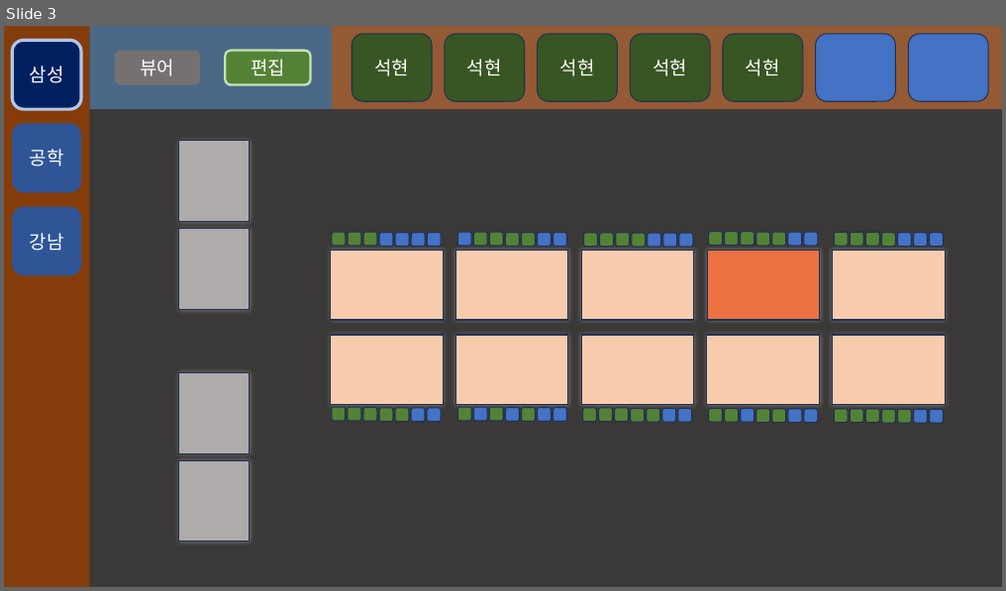
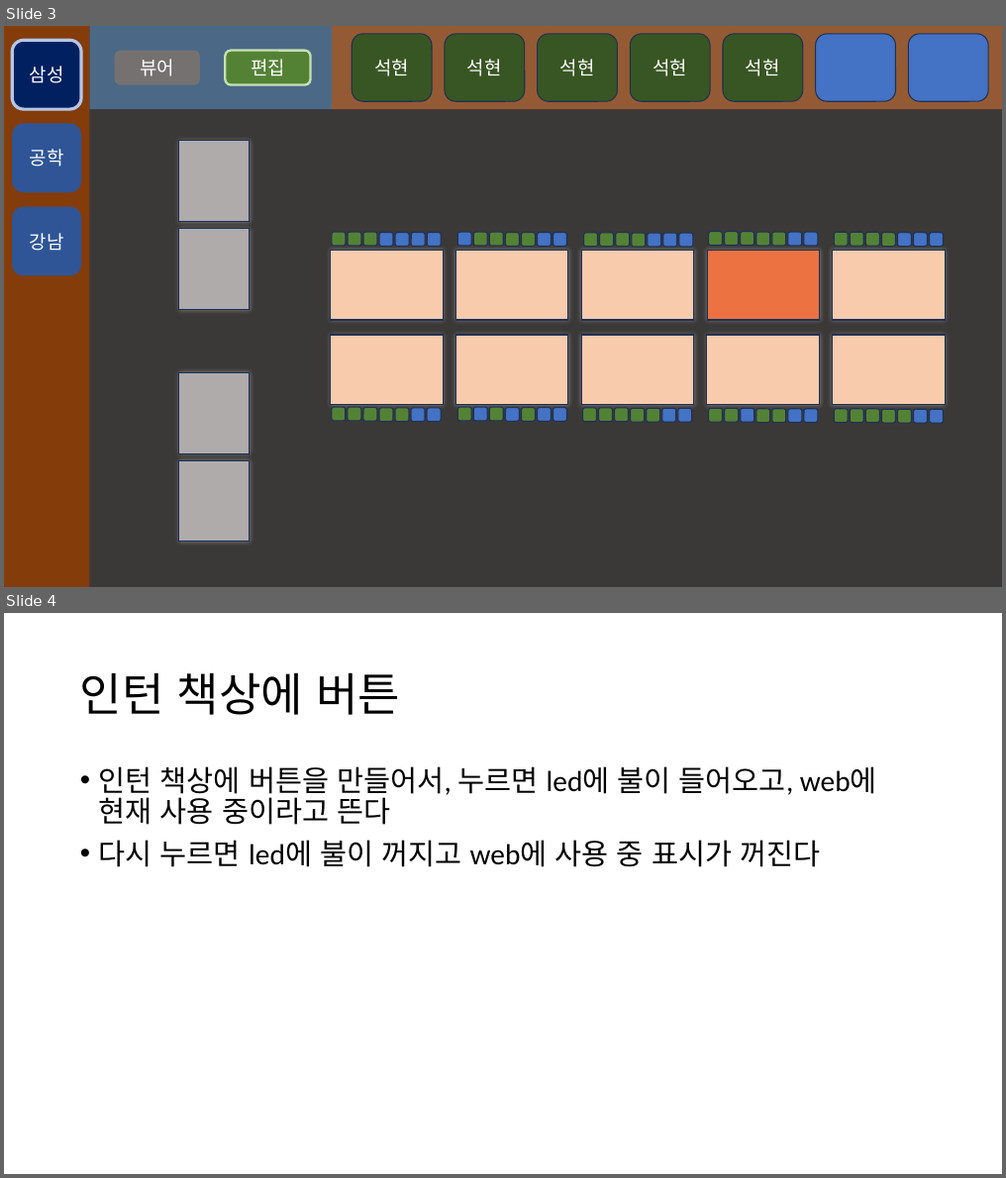
Before and after one commit to ybuser/hcil_seat, a slide deck: Web Design.pptx. Shown one above the other, each under a label of ours: slide 3 before the commit, slides 3 and 4 after it. The pictures are 1006x591 and 1006x1178 pixels, drawn with LibreOffice and Linux fonts; fonts in the diff are those of the drawing. Boxes give left, top, right and bottom in pixels: in the first picture for what was removed or moved away, otherwise in the second. Text is boxed around its words. In the diff, an @@ line names an element or a change of style, - is before the commit and + after.

```diff
--- a/Web Design.pptx
+++ b/Web Design.pptx
@@ slide 4 added at bbox=[4, 613, 1002, 1174], background #FFFFFF @@
@@ title added at bbox=[80, 672, 400, 715], 44 pt, text #000000 @@
+인턴 책상에 버튼
@@ text added at bbox=[99, 766, 877, 867], 28 pt, text #000000 @@
+• 인턴 책상에 버튼을 만들어서, 누르면 led에 불이 들어오고, web에 현재 사용 중이라고 뜬다
+• 다시 누르면 led에 불이 꺼지고 web에 사용 중 표시가 꺼진다
```
Also in this commit, not shown: 1 other file.
